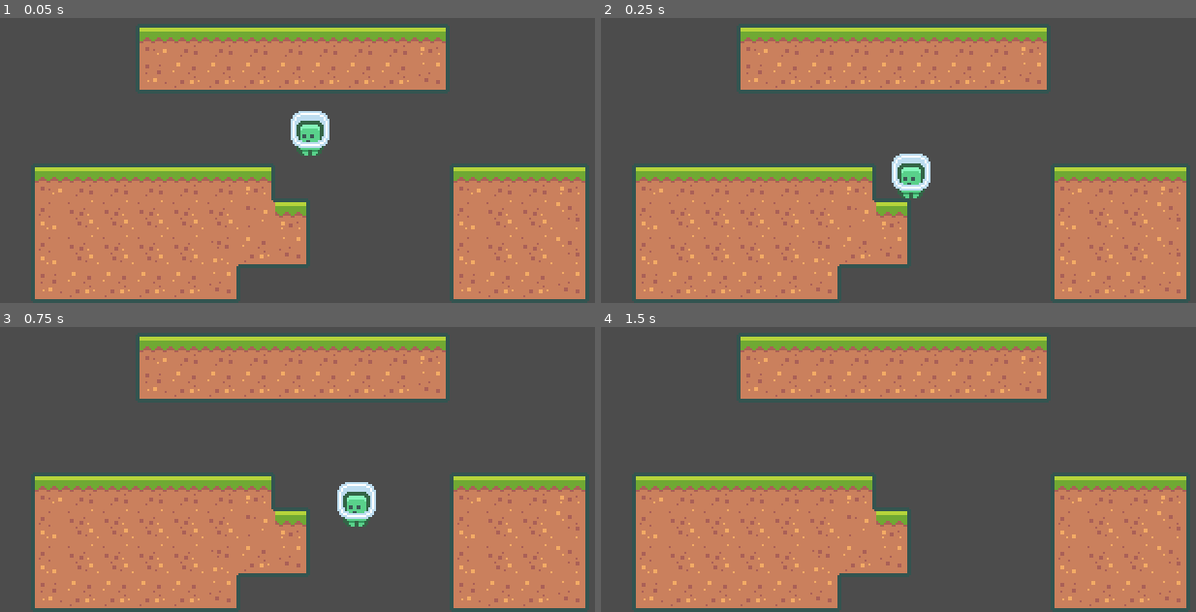
Above: before the commit, frames 1-4 (two rows, left to right).
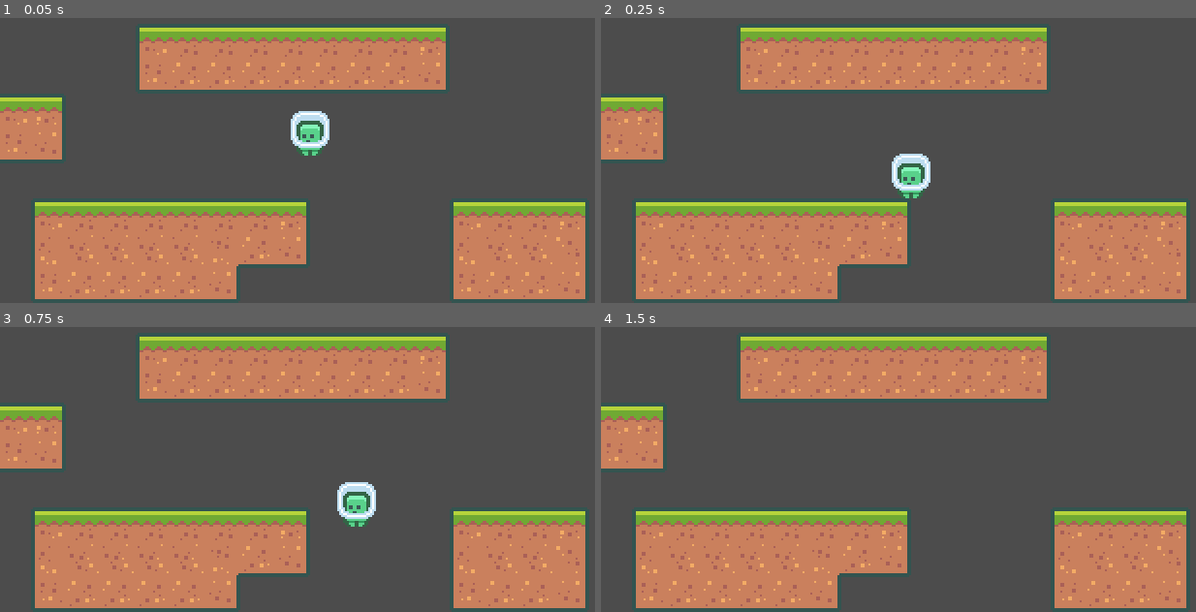
Above: after the commit, the same moments.

Repository: CodingVirus/Godot-Second-Game
Game: Godot game, scene res://scenes/Main.tscn
Two runs of this game, one before a commit and one after it. Both use one fixed random seed, a clock stepped at 60 frames per second and the inputs below.
Inputs:
- Up to frame 1 (0.05 s): no input
- Up to frame 2 (0.25 s): no input
- Up to frame 3 (0.75 s): tap Enter at 0.5 s; hold D (move_right) from 0.53 s (still down)
- Up to frame 4 (1.5 s): keep holding D (move_right); tap W (jump) at 0.77 s; tap Space at 1.25 s

The runs differ from the first frame. In frame 1, 15% of the frame differs, in the area x 0-100%, y 26-75%; in frame 2, 15%; in frame 3, 15%; in frame 4, 15%.

Commit message:
Update Main.tscn

Diff:
--- a/scenes/Main.tscn
+++ b/scenes/Main.tscn
@@ -10,7 +10,7 @@
 tile_set = ExtResource( 1 )
 cell_size = Vector2( 18, 18 )
 format = 1
-tile_data = PoolIntArray( -131077, 1, 0, -131076, 1, 1, -131 …(236 unchanged characters)… -131070, 1, 131073, -131069, 1, 131074, 131064, 1, 0, 131065, 1, 1, 131066, 1, 1, 131067, 1, 1, 131068, 1, 1, 131069, 1, 1, 131070, 1, 2, 65540, 1, 0, 65541, 1, 1, 65542, 1, 1, 65543, 1, 2, 196600, 1, 65536, 196601, 1, 65537, 196602, 1, 65537, 196603, 1, 65537, 196604, 1, 65537, 196605, 1, 65537, 196606, 1, 65539, 196607, 1, 2, 131076, 1, 65536, 131077, 1, 65537, 131078, 1, 65537, 131079, 1, 65538, 262136, 1, 65536, 262137, 1, 65537, 26 …(366 unchanged characters)…
+tile_data = PoolIntArray( -131077, 1, 0, -131076, 1, 1, -131 …(236 unchanged characters)… -131070, 1, 131073, -131069, 1, 131074, -9, 1, 0, -8, 1, 2, 65527, 1, 131072, 65528, 1, 131074, 196600, 1, 0, 196601, 1, 1, 196602, 1, 1, 196603, 1, 1, 196604, 1, 1, 196605, 1, 1, 196606, 1, 1, 196607, 1, 2, 131076, 1, 0, 131077, 1, 1, 131078, 1, 1, 131079, 1, 2, 262136, 1, 65536, 262137, 1, 65537, 26 …(366 unchanged characters)…
 
 [node name="Player" parent="." instance=ExtResource( 2 )]
 
